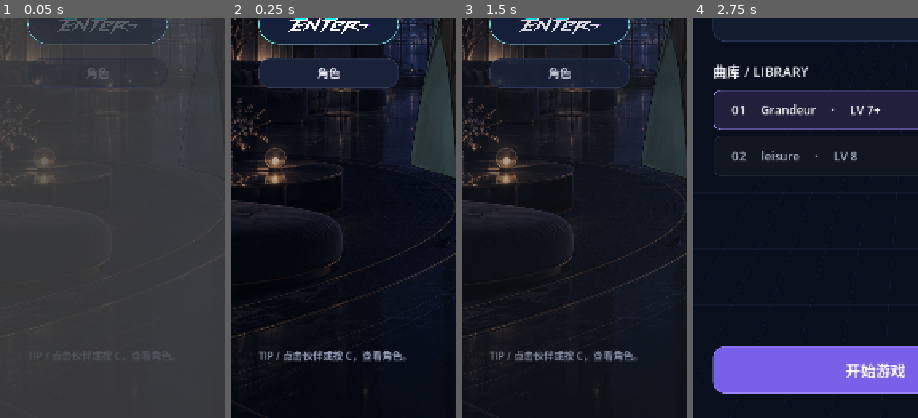
Above: before the commit, frames 1-4 (left to right).
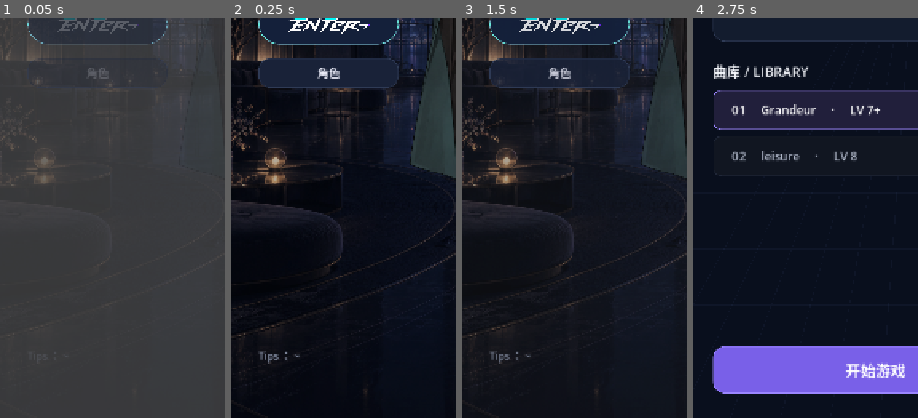
Above: after the commit, the same moments.

Repository: yznhyyg/1
Game: Godot game, scene res://main_menu.tscn
The game is run twice, just before and just after one commit, with the same random seed, the same clock (stepped at 60 frames per second) and the same inputs. This scene is started directly instead of the project's main scene. Sound files missing from this copy of the repository are replaced by a short silence.
Inputs (mouse positions are % of the whole screen's width and height, from its top left):
- Up to frame 1 (0.05 s): no input
- Up to frame 2 (0.25 s): no input
- Up to frame 3 (1.5 s): click (22, 51) at 0.5 s; click "← 返回" at 1.25 s
- Up to frame 4 (2.75 s): click (22, 51) at 2 s
The pictures show only the part of the screen within x 0-50%, y 50-100%; the shares and areas given below are measured in that part.

The runs differ from the first frame. In frame 1, 0.1% of the frame differs, in the area x 28-76%, y 83-86%; in frame 2, 1.0%, in the area x 15-79%, y 83-87%; in frame 3, 0.9%; in frame 4, nothing differs.

Commit message:
Restore local menu tip

Diff:
--- a/main_menu.gd
+++ b/main_menu.gd
@@ -123,7 +123,7 @@
 	characters_button.pressed.connect(_open_characters)
 	add_child(characters_button)
 
-	var tip := UI.label(self, "TIP / 点击伙伴或按 C，查看角色。", Rect2(44, 1168, 592, 56), 16, UI.MUTED)
+	var tip := UI.label(self, "Tips ： ~", Rect2(44, 1168, 592, 56), 16, UI.MUTED)
 	tip.autowrap_mode = TextServer.AUTOWRAP_WORD_SMART
 	UI.reveal(self)
 
